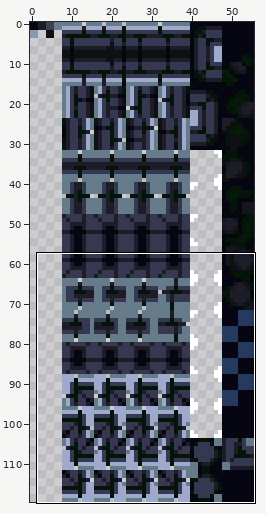
Sprite sheet, stored at sprites/spr_jungle_foreground_tileset_4/edfb4a30-14fc-408e-8716-15761f76d7bc.png. The picture above shows the old version from afar; the outline marks the close-up.
Close-up. Earlier state:
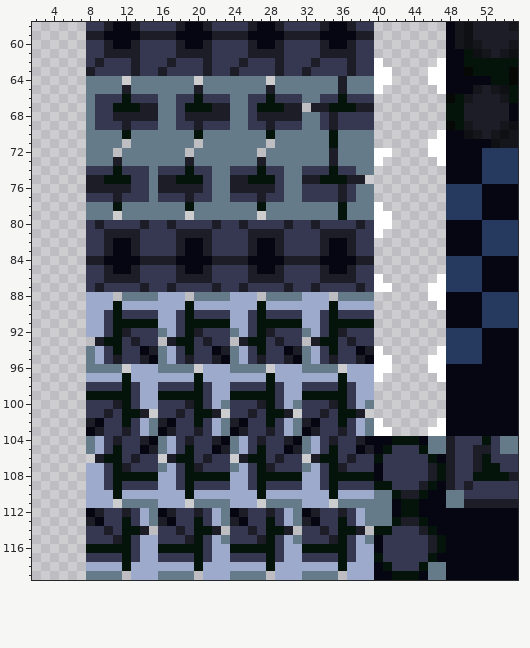
The file is 56x120 pixels. Colours within 5 levels of each other are drawn and written as one. Shown: x 2..55, y 58..119. The commit also changed other parts of the picture, which this record leaves out.
And afterwards:
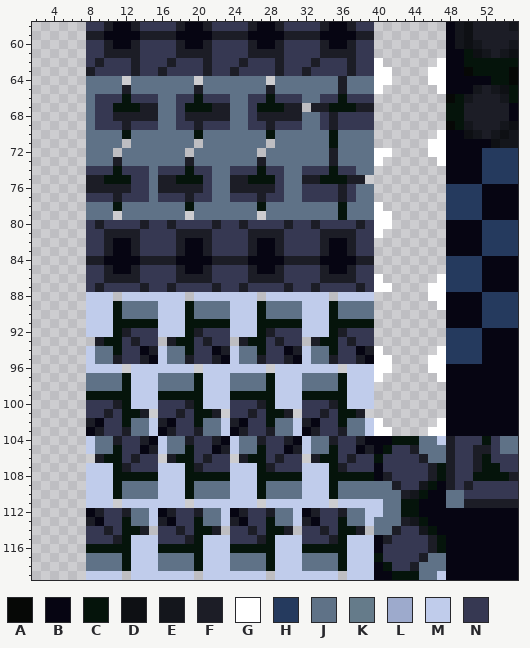
Palette (. is transparent): A #060806  B #060512  C #05140b  D #0e1014  E #14161c  F #1c1d26  G #ffffff  H #253a5e  J #5f7287  K #657b8a  L #9daacc  M #c0cceb  N #363852
Change:
@@ x 6..41 @@
  63 ..FNNNNFNNFNNNNFNNFNNNNFNNFNNNNFNNGG
- 64 ..KKKK.KKKKKKK.KKKKKKK.KKKKKKKFKKKGG
- 65 ..KKKKFKKKKKKKFKKKKKKKFKKKKKKKFKKKG.
- 66 ..KNNNCNNNKKNNCNNNKKNNCNNNKKNNCNNN..
- 67 ..KNNCCCFFKKNCCCFFKKNCCCFF.FFCCCFF..
- 68 ..KNNFFFFFKKNFFFFFKKNFFFFFKKNFNNNN..
- 69 ..KNNNFNNNKKNNFNNNKKNNFNNNKKNFNNNN..
- 70 ..KKKKCKKKKKKKCKKKKKKKCKKKKKKCKKKK..
- 71 ..KKKK.KKKKKKK.KKKKKKK.KKKKKKCKKKK..
- 72 ..KKK.KKKKKKK.KKKKKKK.KKKKKKKFKKKKGG
- 73 ..KKKFKKKKKKKFKKKKKKKFKKKKKKKFKKKKG.
- 74 ..NNNCNNNKNNNCNNKKNNNCNNKKNNNCNNKK..
- 75 ..FFCCCNNKFFCCCNKKFFCCCNKKFFCCCFF...
- 76 ..FFFFFNNKFFFFFNKKFFFFFNKKNNNNFNKK..
- 77 ..NNNFNNNKNNNFNNKKNNNFNNKKNNNNFNKK..
- 78 ..KKKCKKKKKKKCKKKKKKKCKKKKKKKKCKKKG.
- 79 ..KKK.KKKKKKK.KKKKKKK.KKKKKKKKCKKKGG
+ 64 ..JJJJ.JJJJJJJ.JJJJJJJ.JJJJJJJFJJJGG
+ 65 ..JJJJFJJJJJJJFJJJJJJJFJJJJJJJFJJJG.
+ 66 ..JNNNCNNNJJNNCNNNJJNNCNNNJJNNCNNN..
+ 67 ..JNNCCCFFJJNCCCFFJJNCCCFF.FFCCCFF..
+ 68 ..JNNFFFFFJJNFFFFFJJNFFFFFJJNFNNNN..
+ 69 ..JNNNFNNNJJNNFNNNJJNNFNNNJJNFNNNN..
+ 70 ..JJJJCJJJJJJJCJJJJJJJCJJJJJJCJJJJ..
+ 71 ..JJJJ.JJJJJJJ.JJJJJJJ.JJJJJJCJJJJ..
+ 72 ..JJJ.JJJJJJJ.JJJJJJJ.JJJJJJJFJJJJGG
+ 73 ..JJJFJJJJJJJFJJJJJJJFJJJJJJJFJJJJG.
+ 74 ..NNNCNNNJNNNCNNJJNNNCNNJJNNNCNNJJ..
+ 75 ..FFCCCNNJFFCCCNJJFFCCCNJJFFCCCFF...
+ 76 ..FFFFFNNJFFFFFNJJFFFFFNJJNNNNFNJJ..
+ 77 ..NNNFNNNJNNNFNNJJNNNFNNJJNNNNFNJJ..
+ 78 ..JJJCJJJJJJJCJJJJJJJCJJJJJJJJCJJJG.
+ 79 ..JJJ.JJJJJJJ.JJJJJJJ.JJJJJJJJCJJJGG
  80 ..NFNNNNFNNFNNNNFNNFNNNNFNNFNNNNFNGG
@@ x 2..55 @@
  87 ......NFNNNNFNNFNNNNFNNFNNNNFNNFNNNNFNGG....GGHHHHBBBB
- 88 ......LLL.KKKKLLL.KKKKLLL.KKKKLLL.KKKK......GGBBBBHHHH
- 89 ......LLLCLLLLLLLCLLLLLLLCLLLLLLLCLLLL.......GBBBBHHHH
- 90 ......LLNCNNNNLLNCNNNNLLNCNNNNLLNCNNNN........BBBBHHHH
- 91 ......LLNCCCCCLLNCCCCCLLNCCCCCLLNCCCCC........BBBBHHHH
- 92 ......LLNCFNNNKLNCFNNNKLNCFNNNKLNCFNNN........HHHHBBBB
+ 88 ......MMM.MMMMMMM.MMMMMMM.MMMMMMM.MMMM......GGBBBBHHHH
+ 89 ......MMMCJJJJMMMCJJJJMMMCJJJJMMMCJJJJ.......GBBBBHHHH
+ 90 ......MMMCJJJJMMMCJJJJMMMCJJJJMMMCJJJJ........BBBBHHHH
+ 91 ......MMMCCCCCMMMCCCCCMMMCCCCCMMMCCCCC........BBBBHHHH
+ 92 ......MMMCFNNNMMMCFNNNMMMCFNNNMMMCFNNN........HHHHBBBB
  93 .......FCCNFNN.FCCNFNN.FCCNFNN.FCCNFNN........HHHHBBBB
- 94 ......KLNCNNBFKLNCNNBFKLNCNNBFKLNCNNBFG......GHHHHBBBB
- 95 ......KLNFNNFBKLNFNNFBKLNFNNFBKLNFNNFBGG....GGHHHHBBBB
- 96 ......KKKK.LLLKKKK.LLLKKKK.LLLKKKK.LLLGG....GGBBBBBBBB
- 97 ......LLLLCLLLLLLLCLLLLLLLCLLLLLLLCLLLG......GBBBBBBBB
- 98 ......NNNNCNLLNNNNCNLLNNNNCNLLNNNNCNLL........BBBBBBBB
- 99 ......CCCCCNLLCCCCCNLLCCCCCNLLCCCCCNLL........BBBBBBBB
-100 ......NNNFCNLLNNNFCNLKNNNFCNLKNNNFCNLK........BBBBBBBB
+ 94 ......MJJCNNBFMJJCNNBFMJJCNNBFMJJCNNBFG......GHHHHBBBB
+ 95 ......MJJFNNFBMJJFNNFBMJJFNNFBMJJFNNFBGG....GGHHHHBBBB
+ 96 ......MMMM.MMMMMMM.MMMMMMM.MMMMMMM.MMMGG....GGBBBBBBBB
+ 97 ......JJJJCMMMJJJJCMMMJJJJCMMMJJJJCMMMG......GBBBBBBBB
+ 98 ......JJJJCMMMJJJJCMMMJJJJCMMMJJJJCMMM........BBBBBBBB
+ 99 ......CCCCCMMMCCCCCMMMCCCCCMMMCCCCCMMM........BBBBBBBB
+100 ......NNNFCMMMNNNFCMMMNNNFCMMMNNNFCMMM........BBBBBBBB
 101 ......NNFNCCF.NNFNCCF.NNFNCCF.NNFNCCF.........BBBBBBBB
-102 ......FBNNCNLKFBNNCNLKFBNNCNLKFBNNCNLKG......GBBBBBBBB
-103 ......BFNNFNLKBFNNFNLKBFNNFNLKBFNNFNLKGG....GGBBBBBBBB
-104 ......KLNFNNFBKLNFNNFBKLNFNNFBKLNFNNFBBBCCCBKKFNNNCNKK
-105 ......KLNCNNBFKLNCNNBFKLNCNNBFKLNCNNBFBCNNNCKKFNNFFNKK
-106 .......FCCNFNN.FCCNFNN.FCCNFNN.FCCNFNNCNNNNNCBFNNFCNNN
-107 ......LLNCFNNNKLNCFNNNKLNCFNNNKLNCFNNNBNNNNNFCFNNFCCNN
-108 ......LLNCCCCCLLNCCCCCLLNCCCCCLLNCCCCCBNNNNNFCFNNCCCCF
-109 ......LLNCNNNNLLNCNNNNLLNCNNNNLLNCNNNNCCNNNFCBFNFNNNNN
-110 ......LLLCLLLLLLLCLLLLLLLCLLLLLLLCLLLLKKCFFCBBKKNNNNNN
-111 ......LLL.KKKKLLL.KKKKLLL.KKKKLLL.KKKKKKBCCBBBKKFFFFFF
-112 ......BFNNFNLKBFNNFNLKBFNNFNLKBFNNFNLKKKBCCBBBBBBBBBBB
-113 ......FBNNCNLKFBNNCNLKFBNNCNLKFBNNCNLKKKCFFCBBBBBBBBBB
-114 ......NNFNCCF.NNFNCCF.NNFNCCF.NNFNCCF.CCNNNFCBBBBBBBBB
-115 ......NNNFCNLLNNNFCNLKNNNFCNLKNNNFCNLKBNNNNNFCBBBBBBBB
-116 ......CCCCCNLLCCCCCNLLCCCCCNLLCCCCCNLLBNNNNNFCBBBBBBBB
-117 ......NNNNCNLLNNNNCNLLNNNNCNLLNNNNCNLLCNNNNNCBBBBBBBBB
-118 ......LLLLCLLLLLLLCLLLLLLLCLLLLLLLCLLLBCNNNCKKBBBBBBBB
-119 ......KKKK.LLLKKKK.LLLKKKK.LLLKKKK.LLLBBCCCBKKBBBBBBBB
+102 ......FBNNCJJMFBNNCJJMFBNNCJJMFBNNCJJMG......GBBBBBBBB
+103 ......BFNNFJJMBFNNFJJMBFNNFJJMBFNNFJJMGG....GGBBBBBBBB
+104 ......MJJFNNFBMJJFNNFBMJJFNNFBMJJFNNFBBBCCCJJMFNNNCNJJ
+105 ......MJJCNNBFMJJCNNBFMJJCNNBFMJJCNNBFBCNNFJJJFNNFFNJJ
+106 .......FCCNFNN.FCCNFNN.FCCNFNN.FCCNFNNCNNNNFJJFNNFCNNN
+107 ......MMMCFNNNMMMCFNNNMMMCFNNNMMMCFNNNBNNNNNFCFNNFCCNN
+108 ......MMMCCCCCMMMCCCCCMMMCCCCCMMMCCCCCBFNNNNFCFNNCCCCF
+109 ......MMMCJJJJMMMCJJJJMMMCJJJJMMMCJJJJJJFNNECBFNFNNNNN
+110 ......MMMCJJJJMMMCJJJJMMMCJJJJMMMCJJJJJJJFECBBJJNNNNNN
+111 ......MMM.MMMMMMM.MMMMMMM.MMMMMMM.MMMMMJJCCBBBJJFFFFFF
+112 ......BFNNFJJMBFNNFJJMBFNNFJJMBFNNFJJMMJJCCBBBBBBBBBBB
+113 ......FBNNCJJMFBNNCJJMFBNNCJJMFBNNCJJMJJJFECBBBBBBBBBB
+114 ......NNFNCCF.NNFNCCF.NNFNCCF.NNFNCCF.JJFNNECBBBBBBBBB
+115 ......NNNFCMMMNNNFCMMMNNNFCMMMNNNFCMMMBFNNNNFCBBBBBBBB
+116 ......CCCCCMMMCCCCCMMMCCCCCMMMCCCCCMMMBNNNNNFCBBBBBBBB
+117 ......JJJJCMMMJJJJCMMMJJJJCMMMJJJJCMMMCNNNNFJJBBBBBBBB
+118 ......JJJJCMMMJJJJCMMMJJJJCMMMJJJJCMMMBCNNFJJJBBBBBBBB
+119 ......MMMM.MMMMMMM.MMMMMMM.MMMMMMM.MMMBBCCCJJMBBBBBBBB
Changed places in both close-ups, as pixel boxes (x1, y1, x2, y2):
changed: (86, 76, 374, 220)
changed: (86, 292, 464, 580)
changed: (500, 436, 518, 454)
